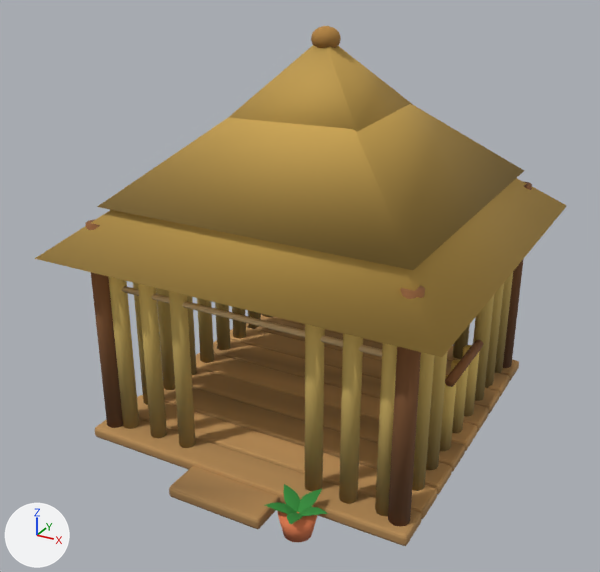
A saved change to the glTF model assets/models/hut.glb.
One viewpoint serves both versions: a 50 mm camera at (3.68, -7.19, 5.01) aimed at (-0.07, -0.37, 1.6). Arrows for +X, +Y and +Z are at lower left; the lights stay in place. The picture after the commit comes second. Vertices at exactly the same position are counted once.

Objects in the first picture: 'Hut'.
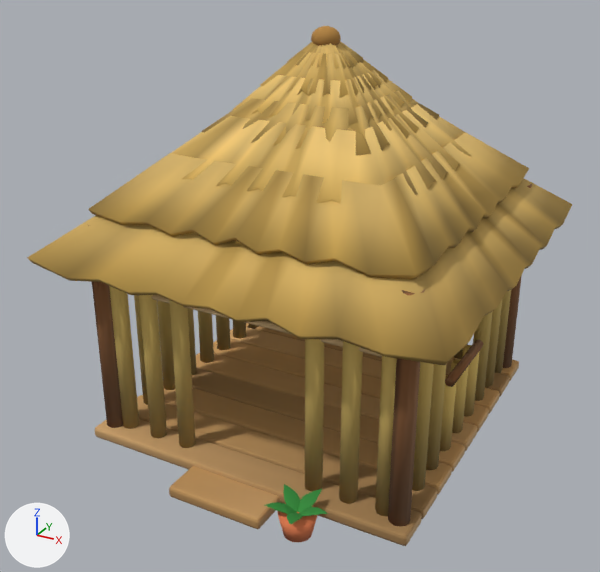
Scene script edits in JSON lines:
```json
{"block": "me_hut", "where": "# used by ob_hut; location = (0.0, 0.0, 0.0)"}
{"op": "remove", "block": "me_hut", "code": "me_hut.from_pydata(...)  # 1813 vertices, 3294 faces; spans x -2.02..2.01, y -2.28..2.01, z 0.0..4.11"}
{"op": "add", "block": "me_hut", "code": "me_hut.from_pydata(...)  # 4093 vertices, 7866 faces; spans x -2.08..2.08, y -2.28..2.08, z 0.0..4.11"}
{"block": "me_hut", "change": "me_hut part 1: the loose piece of 8 vertices spanning x -2.02..2.01, y -2.02..2.01, z 2.1..3.66 is rebuilt with 192 vertices and now spans x -2.08..2.08, y -2.08..2.08, z 1.97..2.65"}
{"block": "me_hut", "change": "me_hut part 2: the loose piece of 8 vertices spanning x -0.79..0.78, y -0.79..0.78, z 3.2..4.0 is rebuilt with 192 vertices and now spans x -0.88..0.88, y -0.88..0.88, z 3.07..3.66"}
{"block": "me_hut", "change": "me_hut part 3: the loose piece of 8 vertices spanning x -1.6..1.6, y -1.59..1.6, z 2.55..3.85 is rebuilt with 192 vertices and now spans x -1.59..1.59, y -1.59..1.59, z 2.36..3.04"}
{"block": "me_hut", "change": "me_hut part 4: 1728 vertices added at x -1.66..1.66, y -1.66..1.66, z 2.42..4.02"}
{"block": "me_hut", "change": "me_hut part 5: 1255 kept faces spanning x -1.75..1.75, y -2.17..1.79, z 0.0..2.4 get new vertex colours"}
```

Boxes (x1, y1, x2, y2) around the edits, measured in the pictures (600 x 572 px):
```json
{"object": "Hut", "change": "reshaped", "before": [35, 26, 567, 546], "after": [27, 26, 572, 546]}
{"part": 1, "of": "me_hut", "change": "rebuilt", "before": [35, 178, 567, 357], "after": [27, 178, 572, 365]}
{"part": 2, "of": "me_hut", "change": "rebuilt", "before": [228, 45, 413, 132], "after": [202, 103, 439, 155]}
{"part": 3, "of": "me_hut", "change": "rebuilt", "before": [97, 104, 524, 270], "after": [143, 225, 241, 244], "on screen": "mostly hidden afterwards"}
{"part": 4, "of": "me_hut", "change": "added", "after": [89, 41, 529, 279], "on screen": "orange"}
{"part": 5, "of": "me_hut", "change": "recoloured", "before": [88, 184, 532, 546], "after": [88, 184, 532, 546]}
```
